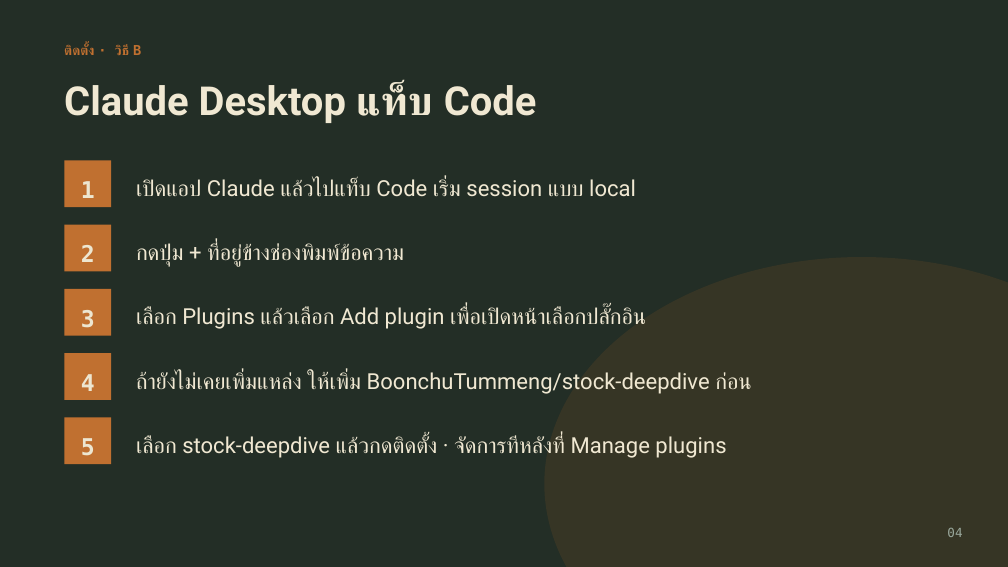
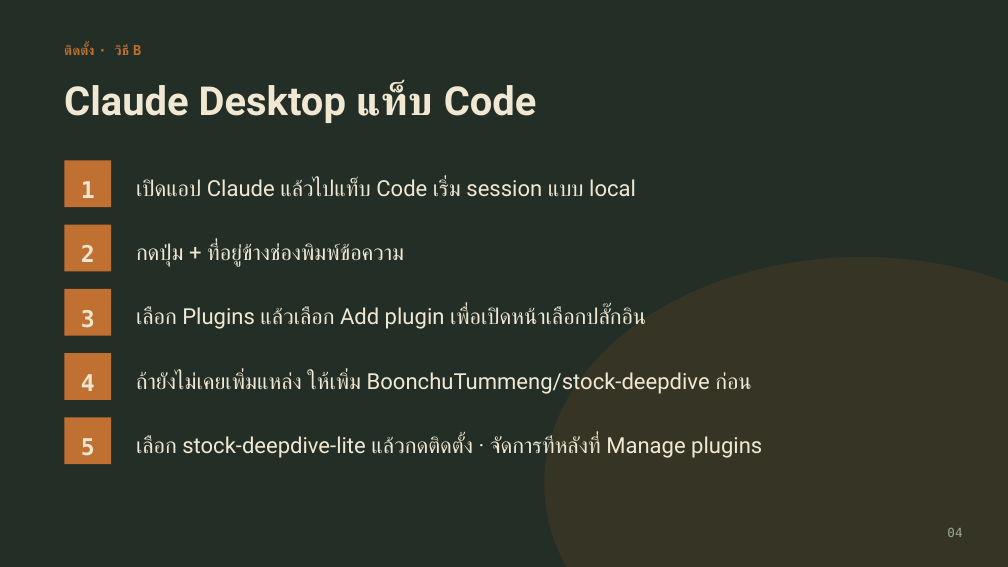
Before and after one commit to BoonchuTummeng/stock-deepdive, a slide deck: slide 5 of docs/stock-deepdive-guide.pptx. Drawn at 1008x567 pixels with LibreOffice and Linux fonts; fonts in the diff are those of the drawing. Boxes give left, top, right and bottom in pixels: in the first picture for what was removed or moved away, otherwise in the second. Text is boxed around its words. In the diff, an @@ line names an element or a change of style, - is before the commit and + after.

Commit message:
เปลี่ยนชื่อปลั๊กอินเป็น stock-deepdive-lite กันชนกับสกิลชื่อเดียวกันที่ผู้ใช้อาจมีอยู่แล้ว

```diff
--- a/docs/stock-deepdive-guide.pptx
+++ b/docs/stock-deepdive-guide.pptx
@@ text at <box>136,436,762,458</box>: text changed @@
-เลือก stock-deepdive แล้วกดติดตั้ง · จัดการทีหลังที่ Manage plugins
+เลือก stock-deepdive-lite แล้วกดติดตั้ง · จัดการทีหลังที่ Manage plugins
```
Also in this commit, not shown: 4 other slides changed, 3 other files.
